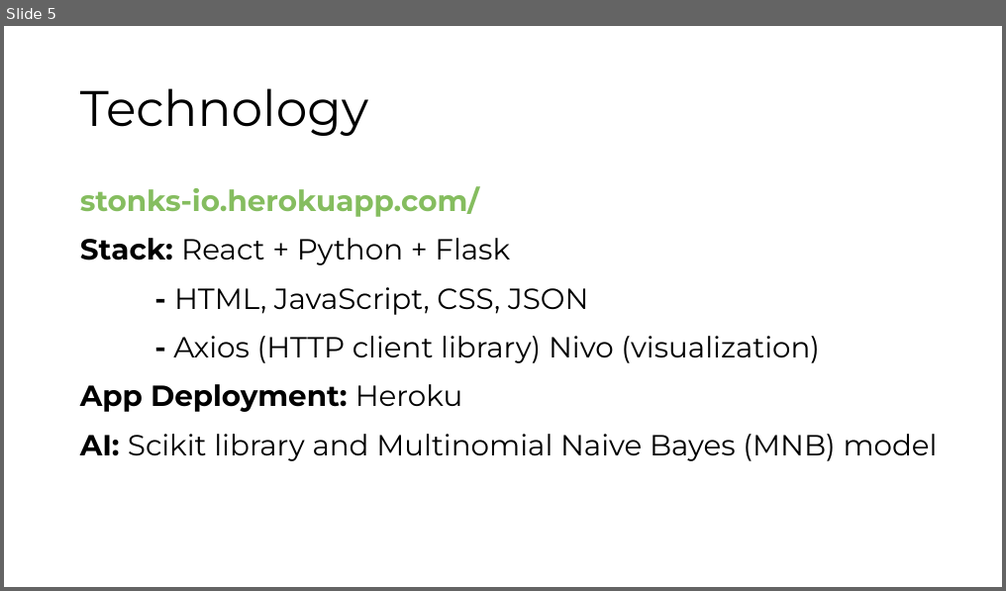
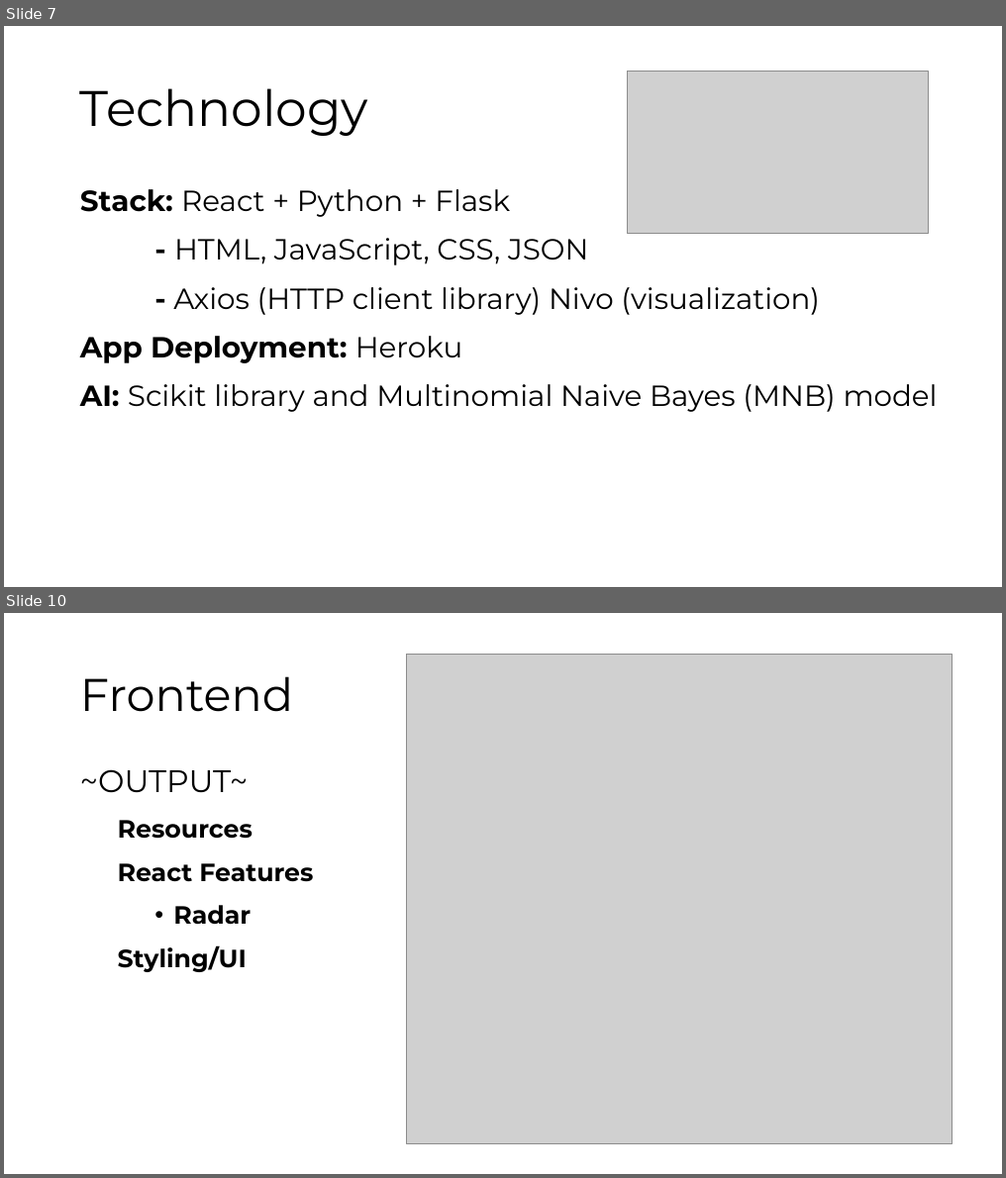
Before and after one commit to shawnjacobsen/hackOHIO-2020, a slide deck: hackOHIO-2020.pptx. Shown one above the other, each under a label of ours: slide 5 before the commit, slides 7 and 10 after it; the slides between them are not shown. The pictures are 1006x591 and 1006x1178 pixels, drawn with LibreOffice and Linux fonts; fonts in the diff are those of the drawing; grey boxes stand for pictures. Boxes give left, top, right and bottom in pixels: in the first picture for what was removed or moved away, otherwise in the second. Text is boxed around its words. In the diff, an @@ line names an element or a change of style, - is before the commit and + after.

```diff
--- a/hackOHIO-2020.pptx
+++ b/hackOHIO-2020.pptx
@@ slide 10 added at [4, 613, 1002, 1174], background #FFFFFF @@
@@ picture added at [407, 654, 951, 1144] @@
@@ title added at [80, 676, 293, 712], 44 pt, text #000000 @@
+Frontend
@@ text added at [80, 769, 313, 972], 24 pt, text #000000, bold @@
+~OUTPUT~
+  Resources
+  React Features
+    • Radar
+  Styling/UI
@@ what was slide 5 is now slide 7 @@
@@ slide 7 changed as well @@
@@ picture added at [628, 72, 930, 234] @@
@@ text at [80, 186, 479, 217]: paragraph removed @@
-stonks-io.herokuapp.com/
```
Also in this commit, not shown: 2 other slides changed, 17 other slides added, 2 slides removed.
